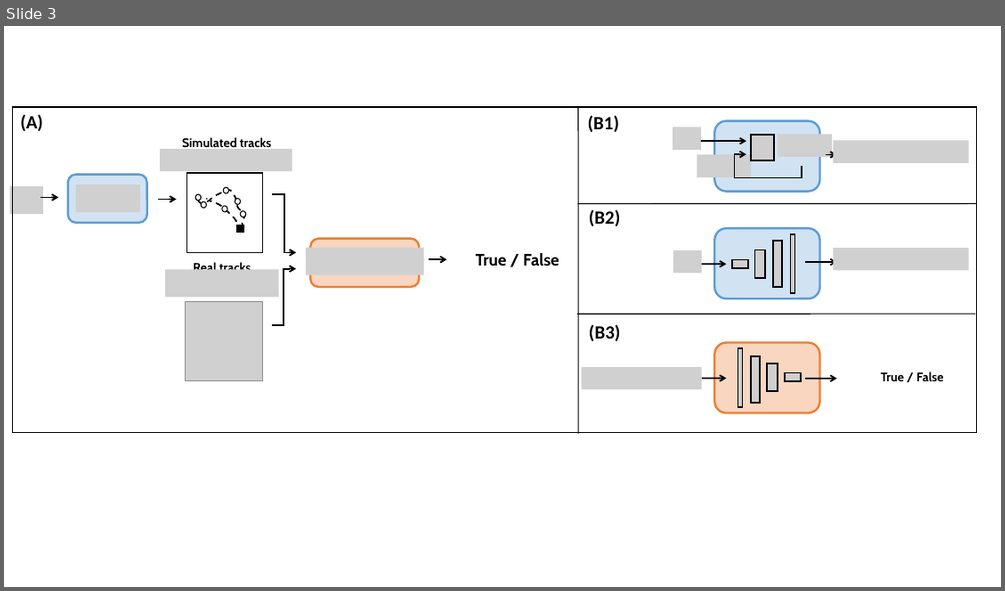
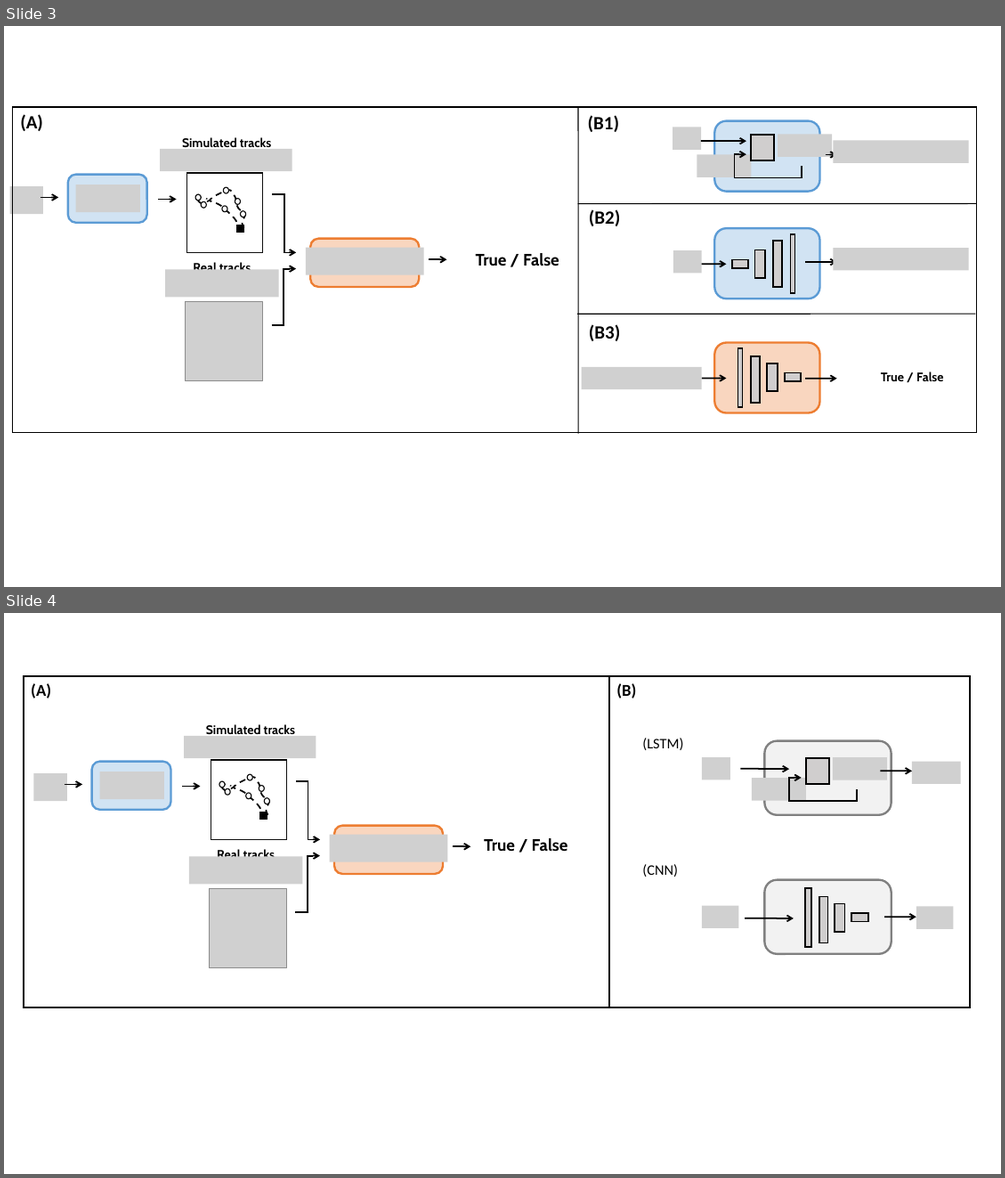
Before and after one commit to AmedeeRoy/BirdGAN, a slide deck: presentation/figure_gan.pptx. Shown one above the other, each under a label of ours: slide 3 before the commit, slides 3 and 4 after it. The pictures are 1005x591 and 1005x1178 pixels, drawn with LibreOffice and Linux fonts; fonts in the diff are those of the drawing; grey boxes stand for pictures. Boxes give left, top, right and bottom in pixels: in the first picture for what was removed or moved away, otherwise in the second. Text is boxed around its words. In the diff, an @@ line names an element or a change of style, - is before the commit and + after.

```diff
--- a/presentation/figure_gan.pptx
+++ b/presentation/figure_gan.pptx
@@ slide 4 added at bbox=[4, 613, 1001, 1174], background #FFFFFF @@
@@ rectangle added at bbox=[24, 676, 970, 1007], fill #FFFFFF, outline #000000 1.5 pt @@
@@ text added at bbox=[31, 683, 51, 698], 16 pt, text #000000, bold @@
+(A)
@@ line added from (610, 676) to (610, 1008), #000000 1.5 pt @@
@@ text added at bbox=[616, 683, 636, 698], 16 pt, text #000000, bold @@
+(B)
@@ group added at bbox=[34, 724, 568, 967]: 6 pictures, 6 ellipses, 3 arrows, 3 texts, 2 rounded rectangles, 2 rectangles, 2 elbow arrows, 1 freeform shape @@
+00
+Simulated tracks
+Real tracks
+True / False
@@ text added at bbox=[642, 738, 683, 750], 14 pt, text #000000 @@
+(LSTM)
@@ rounded rectangle added at bbox=[764, 741, 890, 815], fill #E7E6E6 at 50% opacity, outline #808080 2 pt @@
@@ picture added at bbox=[702, 757, 730, 779] @@
@@ arrow added from (741, 769) to (789, 769), #000000 1.5 pt @@
@@ rectangle added at bbox=[807, 758, 830, 784], fill #D0CECE, outline #000000 1.5 pt @@
@@ picture added at bbox=[833, 757, 887, 779] @@
@@ arrow added from (833, 770) to (845, 770), #000000 1.5 pt @@
@@ arrow added from (881, 771) to (912, 771), #000000 1.5 pt @@
@@ picture added at bbox=[912, 761, 961, 784] @@
@@ picture added at bbox=[752, 778, 807, 800] @@
@@ elbow arrow added from (858, 789) to (801, 778), #000000 1.5 pt @@
@@ text added at bbox=[642, 864, 678, 876], 14 pt, text #000000 @@
+(CNN)
@@ picture added at bbox=[702, 906, 738, 928] @@
@@ rounded rectangle added at bbox=[764, 880, 890, 954], fill #E7E6E6 at 50% opacity, outline #808080 2 pt @@
@@ rectangle added at bbox=[805, 888, 811, 948], fill #D0CECE, outline #000000 1.5 pt @@
@@ rectangle added at bbox=[819, 896, 828, 943], fill #D0CECE, outline #000000 1.5 pt @@
@@ rectangle added at bbox=[834, 904, 844, 932], fill #D0CECE, outline #000000 1.5 pt @@
@@ picture added at bbox=[916, 906, 953, 929] @@
@@ arrow added from (745, 918) to (793, 918), #000000 1.5 pt @@
@@ rectangle added at bbox=[852, 913, 868, 922], fill #D0CECE, outline #000000 1.5 pt @@
@@ arrow added from (885, 916) to (916, 916), #000000 1.5 pt @@
```
Also in this commit, not shown: 42 other files.
